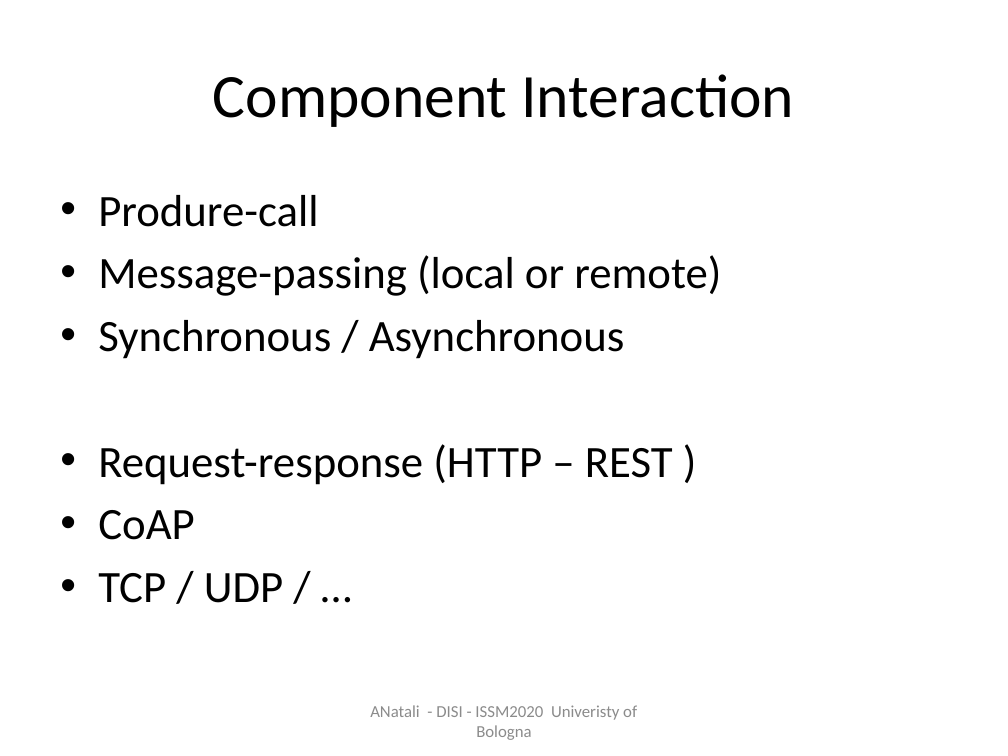
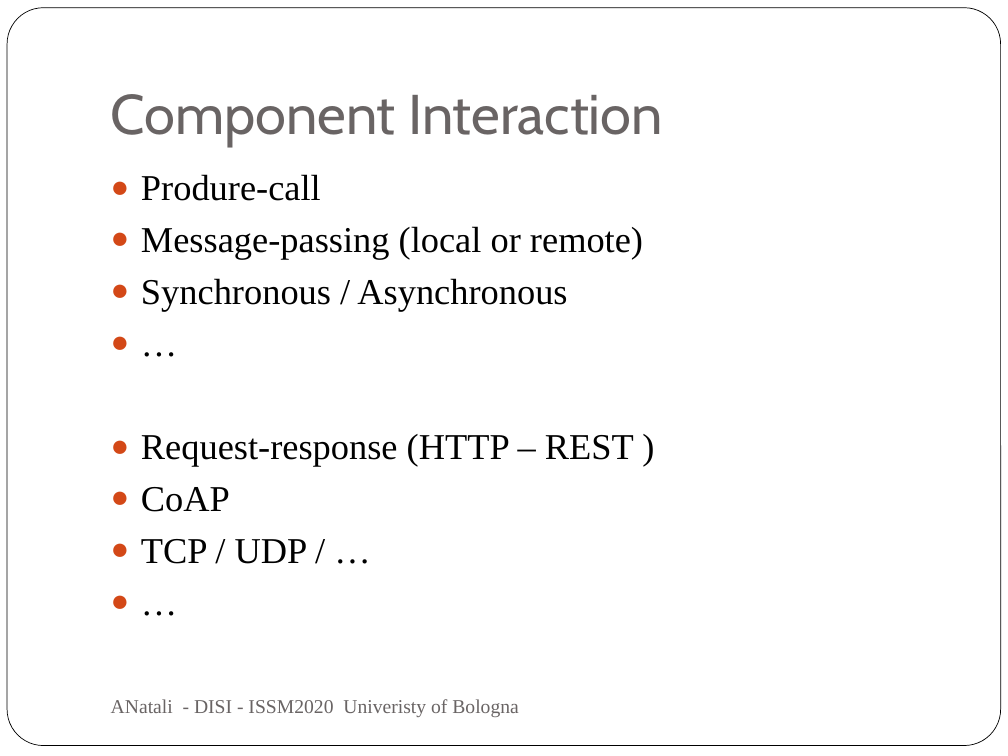
Before and after one commit to anatali/iss2020LabBo, a slide deck: slide 9 of it.unibo.issLabStart/userDocs/ISSM2020.pptx (slide 5 before the commit). Drawn at 1008x756 pixels with LibreOffice and Linux fonts; fonts in the diff are those of the drawing. Boxes give left, top, right and bottom in pixels: in the first picture for what was removed or moved away, otherwise in the second. Text is boxed around its words. In the diff, an @@ line names an element or a change of style, - is before the commit and + after.

```diff
--- a/it.unibo.issLabStart/userDocs/ISSM2020.pptx
+++ b/it.unibo.issLabStart/userDocs/ISSM2020.pptx
@@ rounded rectangle added at [7,8,1001,746], fill #FFFFFF, outline #000000 0.5 pt @@
@@ title "Component Interaction": place and size @@
-title "Component Interaction" at [213,74,794,127]
+title "Component Interaction" at [111,94,663,147]
@@ title "Component Interaction" at [111,94,663,147]: size 44 to 40 pt, font Calibri to Cabin, text colour #000000 to #696464; alignment centre to left; vertical alignment middle to bottom @@
@@ text at [141,174,643,564]: paragraph added @@
+● …
@@ text at [141,174,643,564]: paragraph added @@
+● …
@@ text "Produre-call": place and size @@
-text "Produre-call" at [98,195,721,603]
+text "Produre-call" at [141,174,643,564]
@@ text at [141,174,643,564]: size 32 to 26 pt, font Calibri to Times New Roman; bullet • to ● @@
@@ text "ANatali - DISI - ISSM2020 ...": place and size @@
-text "ANatali - DISI - ISSM2020 ..." at [370,705,637,740]
+text "ANatali - DISI - ISSM2020 ..." at [111,699,518,717]
@@ text "ANatali - DISI - ISSM2020 ..." at [111,699,518,717]: size 12 to 14 pt, font Calibri to Times New Roman, text colour #8C8C8C to #696464; alignment centre to left @@
```
Also in this commit, not shown: 10 other slides changed, 8 slides added, 6 other files.
